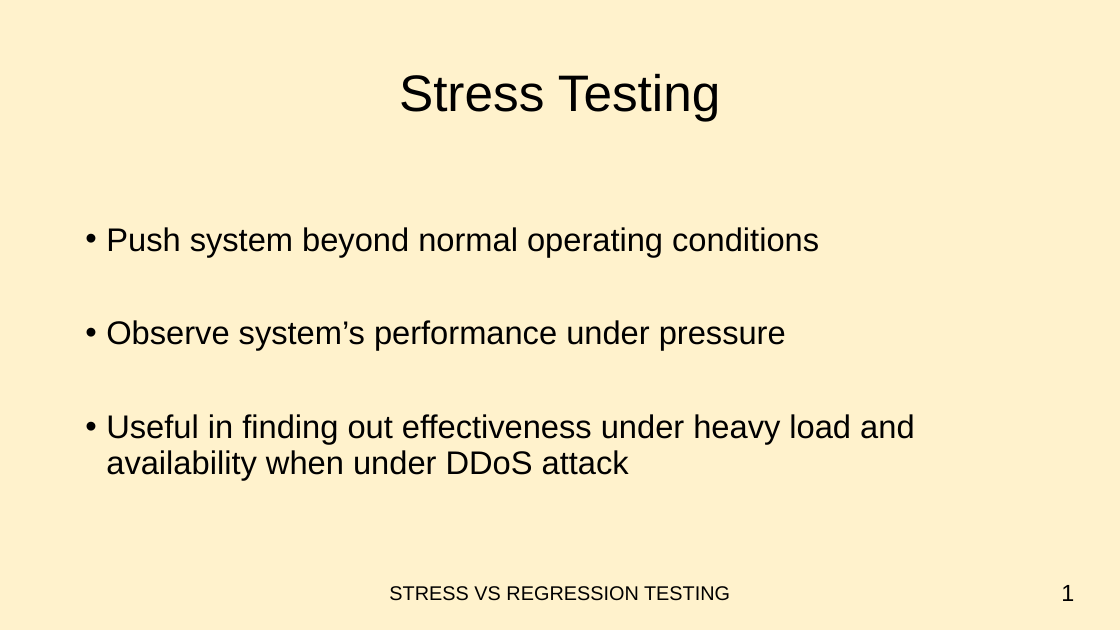
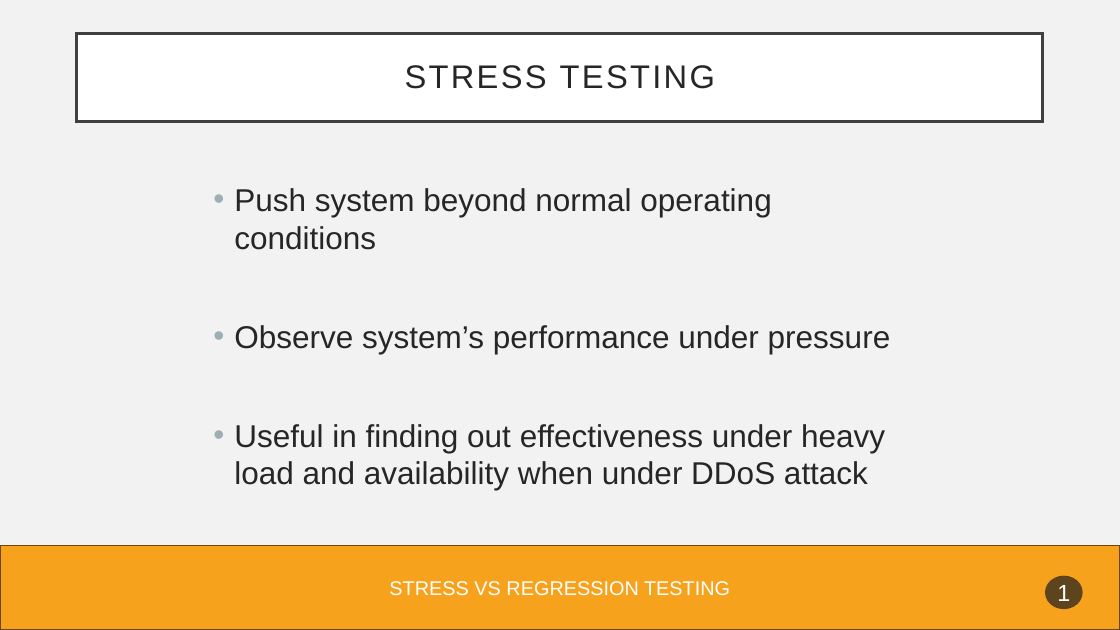
Before and after one commit to FotisFarm/PT_Test, a slide deck: slide 2 of Exercise_4/Ex4.pptx. Drawn at 1120x630 pixels with LibreOffice and Linux fonts; fonts in the diff are those of the drawing. Boxes give left, top, right and bottom in pixels: in the first picture for what was removed or moved away, otherwise in the second. Text is boxed around its words. In the diff, an @@ line names an element or a change of style, - is before the commit and + after.

```diff
--- a/Exercise_4/Ex4.pptx
+++ b/Exercise_4/Ex4.pptx
@@ background #FFF2CC to #F2F2F2 @@
@@ rectangle "STRESS TESTING": place and size @@
-rectangle "STRESS TESTING" at box(399, 73, 721, 121)
+rectangle "STRESS TESTING" at box(77, 34, 1044, 122)
@@ rectangle "STRESS TESTING" at box(77, 34, 1044, 122): fill none to #FFFFFF; outline none to #404040 2.5 pt @@
@@ text in rectangle at box(405, 65, 715, 89): text changed; size 44 to 28 pt; text colour #000000 to #262626 @@
-Stress Testing
+STRESS TESTING
@@ text "Push system beyond normal operating ...": place and size @@
-text "Push system beyond normal operating ..." at box(106, 227, 914, 480)
+text "Push system beyond normal operating ..." at box(234, 188, 891, 490)
@@ text "Push system beyond normal operating ..." at box(234, 188, 891, 490): size 28 to 27 pt, text colour #000000 to #262626; line spacing 0.9 to 1 @@
@@ rectangle added at box(0, 545, 1120, 630), fill #F6A21D, outline #6C470D 1 pt @@
@@ text "STRESS VS REGRESSION TESTING" at box(389, 581, 730, 596): text colour #000000 to #FFFFFF @@
@@ ellipse "1": place and size @@
-ellipse "1" at box(1061, 585, 1074, 601)
+ellipse "1" at box(1045, 576, 1083, 609)
@@ ellipse "1" at box(1045, 576, 1083, 609): text colour #000000 to #FFFFFF; alignment right to centre; fill none to #1D1D1D at 70% opacity @@
```
Also in this commit, not shown: 9 other slides changed.
